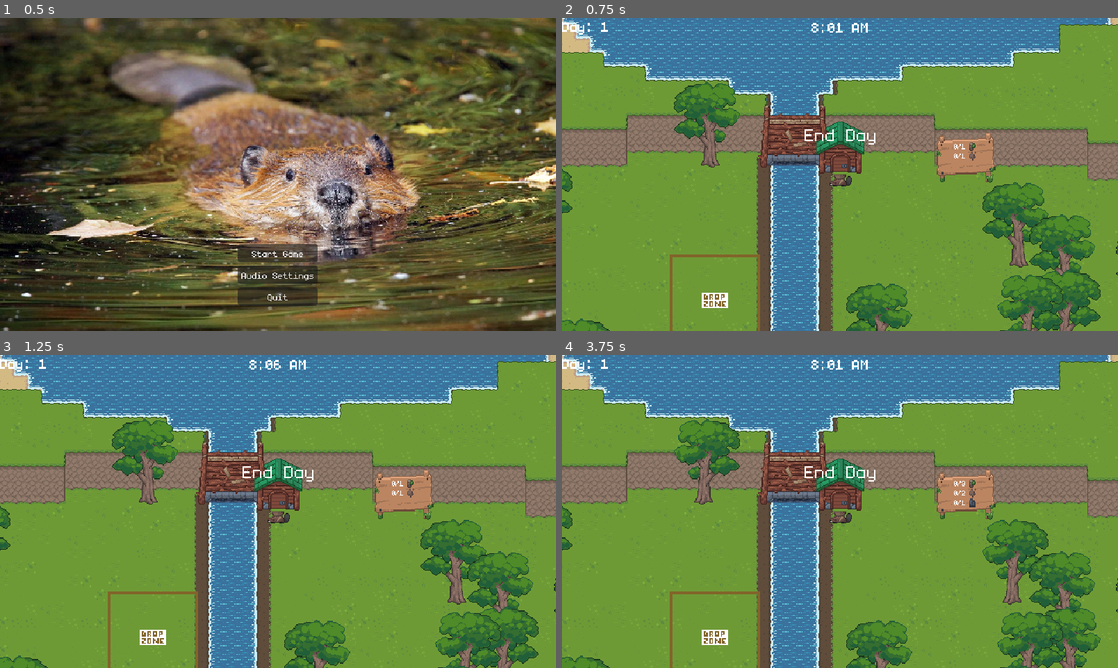
Above: before the commit, frames 1-4 (two rows, left to right).
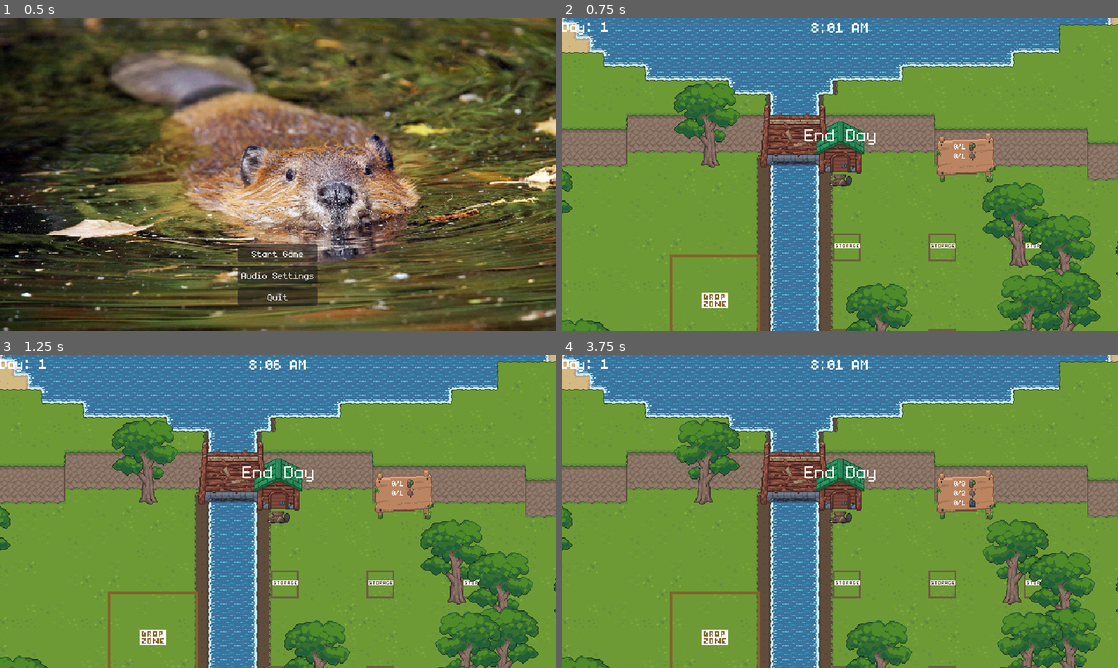
Above: after the commit, the same moments.

Repository: Juniper19/beaver-game
Game: Godot game, scene res://menu/main_menu.tscn
Same seed, same stepped clock (60 frames per second), same inputs: the game is played once before the commit and once after it. The engine's default icon, where the game draws it, is replaced by a stand-in: a white triangle on a blue panel in a dark square. Sound files missing from this copy of the repository are replaced by a short silence.
Inputs:
- Up to frame 1 (0.5 s): no input
- Up to frame 2 (0.75 s): click "Start Game" at 0.5 s
- Up to frame 3 (1.25 s): no input
- Up to frame 4 (3.75 s): tap Enter (ui_accept) at 1.25, 1.52, 2.27 s; hold D (move_right) 1.28-2.03 s; hold Q (drop_item) 1.28-2.03 s; tap E (interact) at 1.55, 2.1 s; hold Down (cycle_down) 2.03-2.75 s; tap Q (drop_item) at 2.3 s; click "Retry" at 2.75 s; click "Retry" at 3.5 s

Frame 1 is identical in both runs. In frame 2, 0.4% of the frame differs, in the area x 48-88%, y 68-100%; in frame 3, 0.4%; in frame 4, 0.5%.

Commit message:
Fixed Depositing into storages

Diff:
--- a/interactables/Storage/chest.gd
+++ b/interactables/Storage/chest.gd
@@ -3,7 +3,7 @@
 const GlobalStatsScript = preload("res://global/global_stats.gd")
 var global_stats: Node = null
 
-
+var Inside: bool
 
 func _ready() -> void:
 
@@ -24,14 +24,16 @@
 
 
 func _process(_delta: float) -> void:
-	if $InteractionArea.get_overlapping_bodies().size() > 0:
-		%InteractLabel.visible = true
-		GlobalStats.QuotaChestEntered = true
-	else:
-		%InteractLabel.visible = false
-		GlobalStats.QuotaChestEntered = false
+	#print($InteractionArea.get_overlapping_areas().size())
+	#if $InteractionArea.get_overlapping_areas().size() > 0:
+		#%InteractLabel.visible = true
+		#GlobalStats.QuotaChestEntered = true
+	#else:
+		#%InteractLabel.visible = false
+		#GlobalStats.QuotaChestEntered = false
 
-	if Input.is_action_just_pressed("drop_item") and $InteractionArea.get_overlapping_bodies().size() > 0:
+	if Input.is_action_just_pressed("drop_item") and Inside == true:
+		print("Yes")
 		GlobalStats.ItemInChest.emit()
 		#GlobalStats.emit_signal("ItemInChest", item_data)
 		#add_item(item)
@@ -94,3 +96,15 @@
 				GlobalStats.StoneHeld -= 1
 				GlobalStats.stone += 1
 				#GlobalStats.emit_signal("ItemInChest")
+
+
+
+func _on_interaction_area_player_entered_area(player: Player) -> void:
+	%InteractLabel.visible = true
+	GlobalStats.QuotaChestEntered = true
+	Inside = true
+
+func _on_interaction_area_player_left_area(player: Player) -> void:
+	%InteractLabel.visible = false
+	GlobalStats.QuotaChestEntered = false
+	Inside = false
--- a/interactables/Storage/chest.tscn
+++ b/interactables/Storage/chest.tscn
@@ -11,6 +11,7 @@
 script = ExtResource("1_13hgd")
 
 [node name="InteractionArea" parent="." instance=ExtResource("1_0r45q")]
+collision_layer = 18
 
 [node name="Sprite2D" type="Sprite2D" parent="InteractionArea"]
 scale = Vector2(1.625, 1.625)
@@ -27,3 +28,6 @@
 offset_bottom = -55.0
 theme_override_font_sizes/font_size = 40
 text = "Insert Item"
+
+[connection signal="player_entered_area" from="InteractionArea" to="." method="_on_interaction_area_player_entered_area"]
+[connection signal="player_left_area" from="InteractionArea" to="." method="_on_interaction_area_player_left_area"]
--- a/interactables/Storage/excess_storage.gd
+++ b/interactables/Storage/excess_storage.gd
@@ -10,6 +10,7 @@
 var storage_names: Array = []
 
 @export var chest_id: int = -1
+var Inside: bool
 
 func _ready() -> void:
 
@@ -40,17 +41,18 @@
 	_update_icon()
 
 func _process(_delta: float) -> void:
-	if $InteractionArea.get_overlapping_bodies().size() > 0:
-		GlobalStats.ExcessChestEntered = true
-		%InteractLabel.visible = true
+	#print($InteractionArea.get_overlapping_bodies().size())
+	#if $InteractionArea.get_overlapping_bodies().size() > 0:
+		#GlobalStats.ExcessChestEntered = true
+		#%InteractLabel.visible = true
 	#else:
 
 			#%InteractLabel.visible = false
 			#GlobalStats.ExcessChestEntered = false
 
-	if Input.is_action_just_pressed("drop_item") and $InteractionArea.get_overlapping_bodies().size() > 0:
+	if Input.is_action_just_pressed("drop_item") and Inside == true:
 		add_item()
-	if Input.is_action_just_pressed("interact") and $InteractionArea.get_overlapping_bodies().size() > 0:
+	if Input.is_action_just_pressed("interact") and Inside == true:
 		remove_item()
 
 func add_item():
@@ -58,7 +60,7 @@
 
 
 func _on_item_placed(item) -> void:
-	if $InteractionArea.get_overlapping_bodies().size() == 0:
+	if Inside == false:
 		return
 	# Only care if this came from the player inventory drop-for-chest logic
 	if storage.size() < GlobalStats.StorageLimit:
@@ -122,7 +124,12 @@
 	#if "texture" in last_data:
 	#	%IconSprite.texture = last_data.texture
 
+func _on_interaction_area_player_entered_area(player: Player) -> void:
+	GlobalStats.ExcessChestEntered = true
+	Inside = true
+	%InteractLabel.visible = true
 
 func _on_interaction_area_player_left_area(player: Player) -> void:
 	%InteractLabel.visible = false
+	Inside = false
 	GlobalStats.ExcessChestEntered = false
--- a/interactables/Storage/excess_storage.tscn
+++ b/interactables/Storage/excess_storage.tscn
@@ -27,6 +27,7 @@
 script = ExtResource("1_64f8w")
 
 [node name="InteractionArea" parent="." instance=ExtResource("2_kj6is")]
+collision_layer = 18
 
 [node name="Sprite2D" type="Sprite2D" parent="InteractionArea"]
 texture = ExtResource("3_kgw8d")
@@ -79,4 +80,5 @@
 [node name="ItemStack" type="Node2D" parent="InteractionArea"]
 unique_name_in_owner = true
 
+[connection signal="player_entered_area" from="InteractionArea" to="." method="_on_interaction_area_player_entered_area"]
 [connection signal="player_left_area" from="InteractionArea" to="." method="_on_interaction_area_player_left_area"]
--- a/player/inventory/player_inventory.gd
+++ b/player/inventory/player_inventory.gd
@@ -126,8 +126,28 @@
 		return
 
 	var item := inventory_items[top]
-	if item.item_name == "Oak Seed":
-		return
+	if item.item_name in ["Oak Seed", "Aspen Seed", "Pine Seed"]:
+		return
+
+	if item.item_name == "Oak Log":
+		if GlobalStats.wood >= GlobalStats.ReqWood:
+			return
+
+	if item.item_name == "Pine Log":
+		if GlobalStats.pine_log >= GlobalStats.ReqPineLog:
+			return
+
+	if item.item_name == "Aspen Log":
+		if GlobalStats.aspen_log >= GlobalStats.ReqAspenLog:
+			return
+
+	elif item.item_name == "Mud":
+		if GlobalStats.mud >= GlobalStats.ReqMud:
+			return
+
+	elif item.item_name == "Stone":
+		if GlobalStats.stone >= GlobalStats.ReqStone:
+			return
 
 	ChestDrop = true #Used so a loop isn't created
 	Quota = true
@@ -223,21 +243,9 @@
 		AudioManager.playDepositE()
 		GlobalStats.emit_signal("inventory_item_placed", item)
 	if Quota:
-		if ItemType == "Oak Log":
-			if GlobalStats.wood >= GlobalStats.ReqWood:
-				CancelQFree = true
-			else:
-				AudioManager.playDeposit()
-		elif ItemType == "Mud":
-			if GlobalStats.mud >= GlobalStats.ReqMud:
-				CancelQFree = true
-			else:
-				AudioManager.playDeposit()
-		elif ItemType == "Stone":
-			if GlobalStats.stone >= GlobalStats.ReqStone:
-				CancelQFree = true
-			else:
-				AudioManager.playDeposit()
+
+
+		AudioManager.playDeposit()
 		GlobalStats.emit_signal("Add_to_Quota", item)
 	if ChestDrop and CancelQFree == false:
 		# In chest drops we don't keep the world instance
--- a/world.gd
+++ b/world.gd
@@ -7,7 +7,7 @@
 
 
 const Columns = 3
-const Starting_Pos = Vector2(100,200)
+const Starting_Pos = Vector2(60,60)
 const Cell_Size = Vector2(110,110)
 
 
